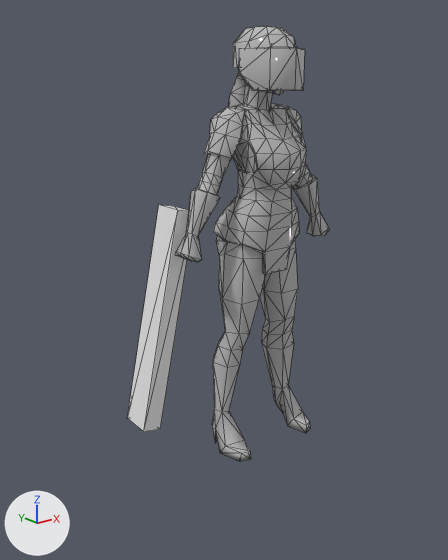
One commit to the FBX model Assets/Game/Model/Units/Sniper/Sniper-3.fbx: the scene before it, then after it.
Both versions are drawn from a 50 mm camera at (-1.62, -1.79, 1.47) aimed at (-0.13, 0.07, 0.73). Lighting does not change. The marker at lower left points along +X, +Y and +Z. Mesh edges are drawn as thin lines. Where no turn or scale is listed for an object, it has been applied to the vertices.
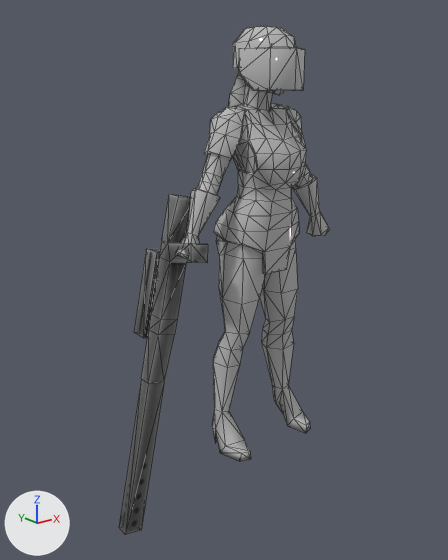
The change in detail:
Picture 'Gun1-2.jpg' (img_gun1_2_jpg) is new.
Material 'Material #70' (mat_material__70) is new.
Its texture is img_gun1_2_jpg.
Its roughness is 0.0.
Mesh me_mesh_1 is new.
It has 48 vertices, 84 faces and spans x -0.248..0.111, y -0.07..0.236, z -1.024..0.352.
It uses material mat_material__70 (picture img_gun1_2_jpg).
Object 'Box063' (ob_box063) is deleted.
Object 'Box065' (ob_box065) is new; it shows me_mesh_1.
Its location is (-0.366, 0.024, 0.731).

Where the change shows, as pixel boxes (x1, y1, x2, y2) in the pictures (448 x 560 px):
'Box065', added
    after: (119, 194, 208, 534)
'Box063', deleted
    before: (127, 205, 189, 432)
